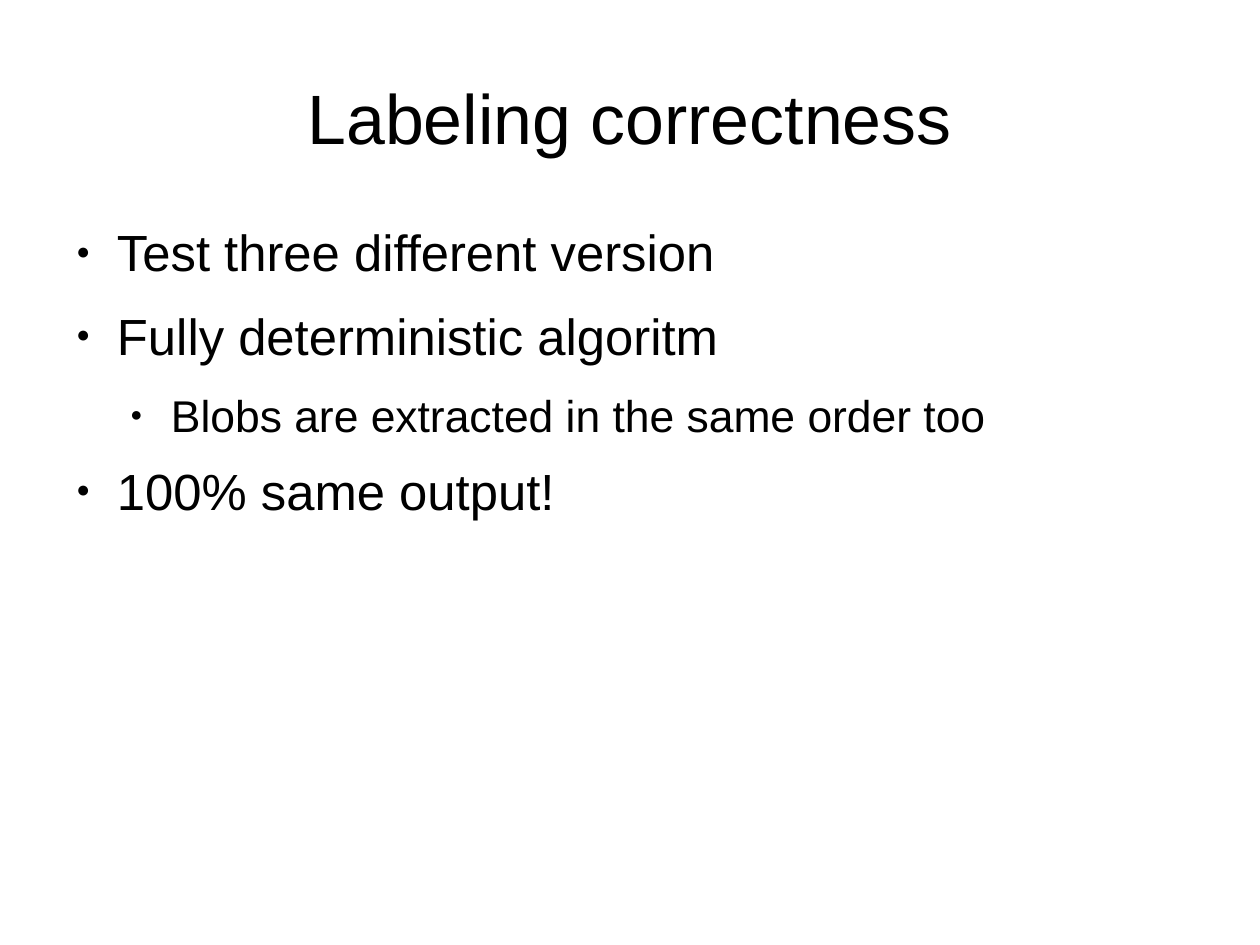
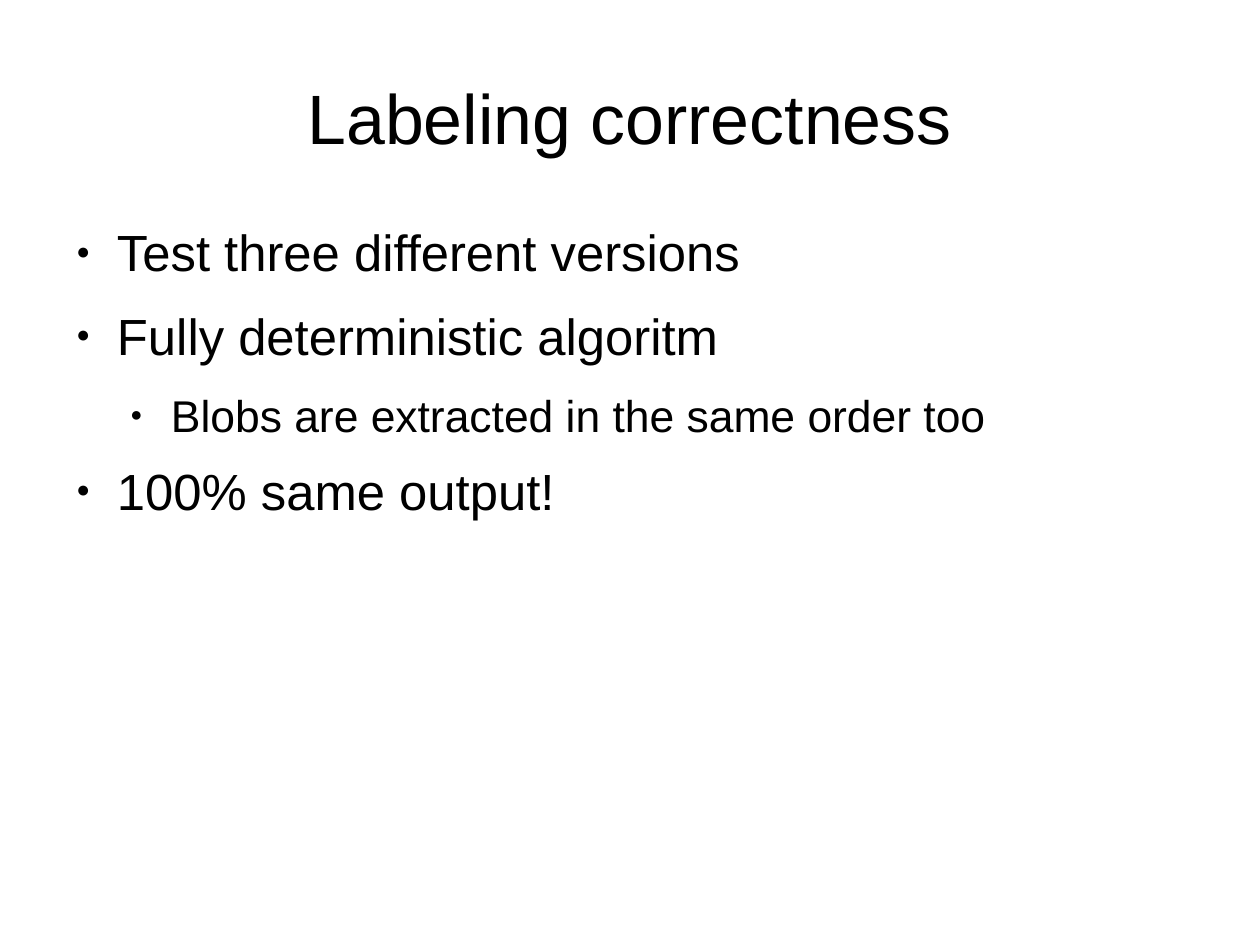
Before and after one commit to 0Chuzz/SNproject, a slide deck: slide 15 of slides.odp (slide 16 before the commit). Drawn at 1260x945 pixels with LibreOffice and Linux fonts; fonts in the diff are those of the drawing. Boxes give left, top, right and bottom in pixels: in the first picture for what was removed or moved away, otherwise in the second. Text is boxed around its words. In the diff, an @@ line names an element or a change of style, - is before the commit and + after.

```diff
--- a/slides.odp
+++ b/slides.odp
@@ text at [117, 234, 740, 272]: text changed @@
-● Test three different version
+● Test three different versions
```
Also in this commit, not shown: 7 other slides changed, 35 slides added, 17 slides removed, 3 other files.
